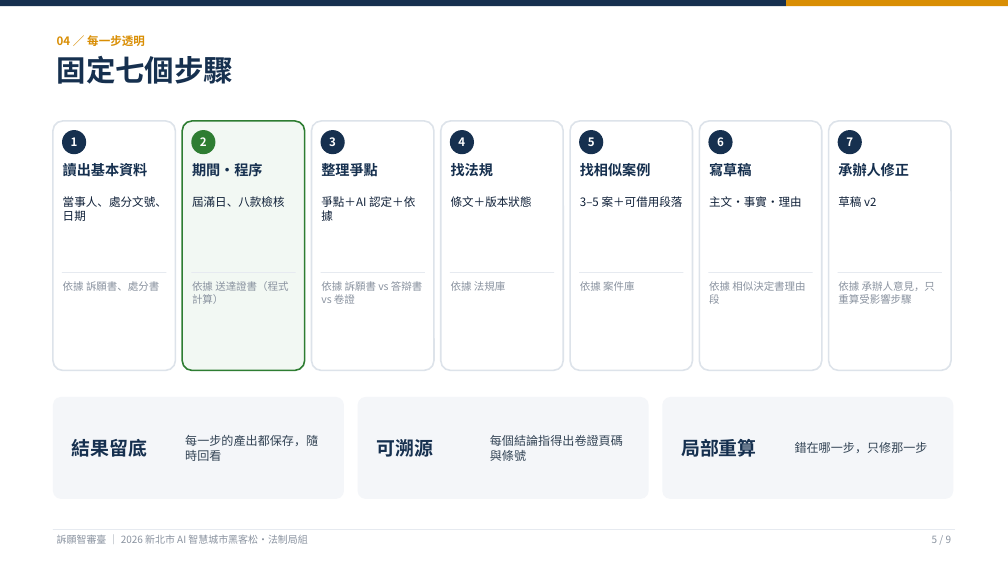
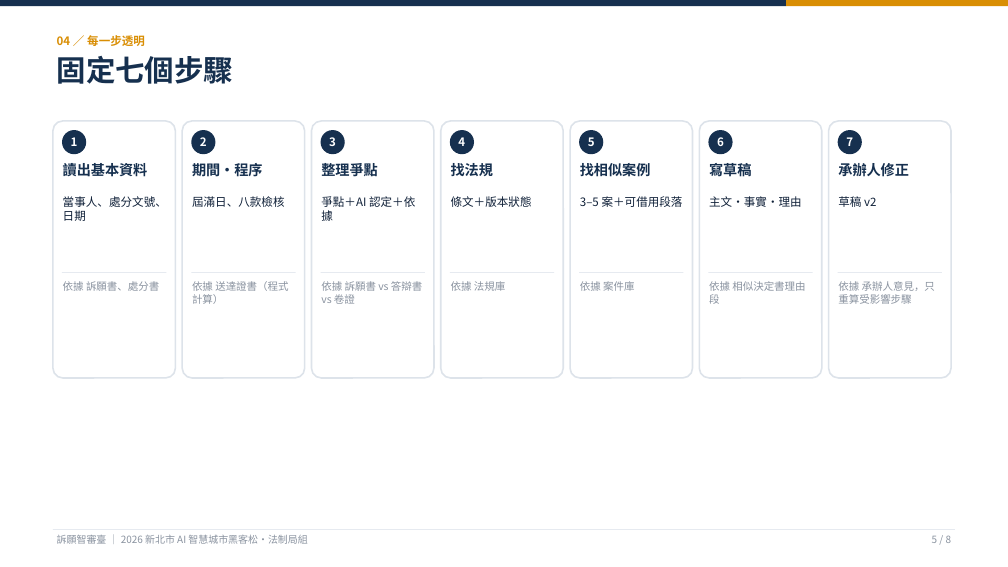
Before and after one commit to KevinMursh/hackathon_wisxxxx, a slide deck: slide 5 of docs/提案/提案簡報-訴願智審臺.pptx. Drawn at 1008x567 pixels with LibreOffice and Linux fonts; fonts in the diff are those of the drawing. Boxes give left, top, right and bottom in pixels: in the first picture for what was removed or moved away, otherwise in the second. Text is boxed around its words. In the diff, an @@ line names an element or a change of style, - is before the commit and + after.

```diff
--- a/docs/提案/提案簡報-訴願智審臺.pptx
+++ b/docs/提案/提案簡報-訴願智審臺.pptx
@@ rounded rectangle: place and size @@
-rounded rectangle at [53,121,175,371]
+rounded rectangle at [53,121,175,378]
@@ rounded rectangle: place and size @@
-rounded rectangle at [182,121,305,371]
+rounded rectangle at [182,121,305,378]
@@ rounded rectangle at [182,121,305,378]: fill #F2F8F3 to #FFFFFF; outline #2E7D32 1.5 pt to #DDE3EA 1.5 pt @@
@@ ellipse "2" at [191,130,216,154]: fill #2E7D32 to #16304F @@
@@ rounded rectangle: place and size @@
-rounded rectangle at [312,121,434,371]
+rounded rectangle at [312,121,434,378]
@@ rounded rectangle: place and size @@
-rounded rectangle at [441,121,563,371]
+rounded rectangle at [441,121,563,378]
@@ rounded rectangle: place and size @@
-rounded rectangle at [570,121,693,371]
+rounded rectangle at [570,121,693,378]
@@ rounded rectangle: place and size @@
-rounded rectangle at [699,121,822,371]
+rounded rectangle at [699,121,822,378]
@@ rounded rectangle: place and size @@
-rounded rectangle at [829,121,951,371]
+rounded rectangle at [829,121,951,378]
@@ rounded rectangle removed at [53,397,344,499] @@
@@ rounded rectangle removed at [358,397,649,499] @@
@@ rounded rectangle removed at [662,397,954,499] @@
@@ text removed at [72,439,148,457] @@
-結果留底
@@ text removed at [185,435,318,461] @@
-每一步的產出都保存，隨時回看
@@ text removed at [376,439,433,457] @@
-可溯源
@@ text removed at [490,435,623,461] @@
-每個結論指得出卷證頁碼與條號
@@ text removed at [681,439,757,457] @@
-局部重算
@@ text removed at [795,442,928,453] @@
-錯在哪一步，只修那一步
```
Also in this commit, not shown: 4 other slides changed, 1 slide added, 2 slides removed, 3 other files.
